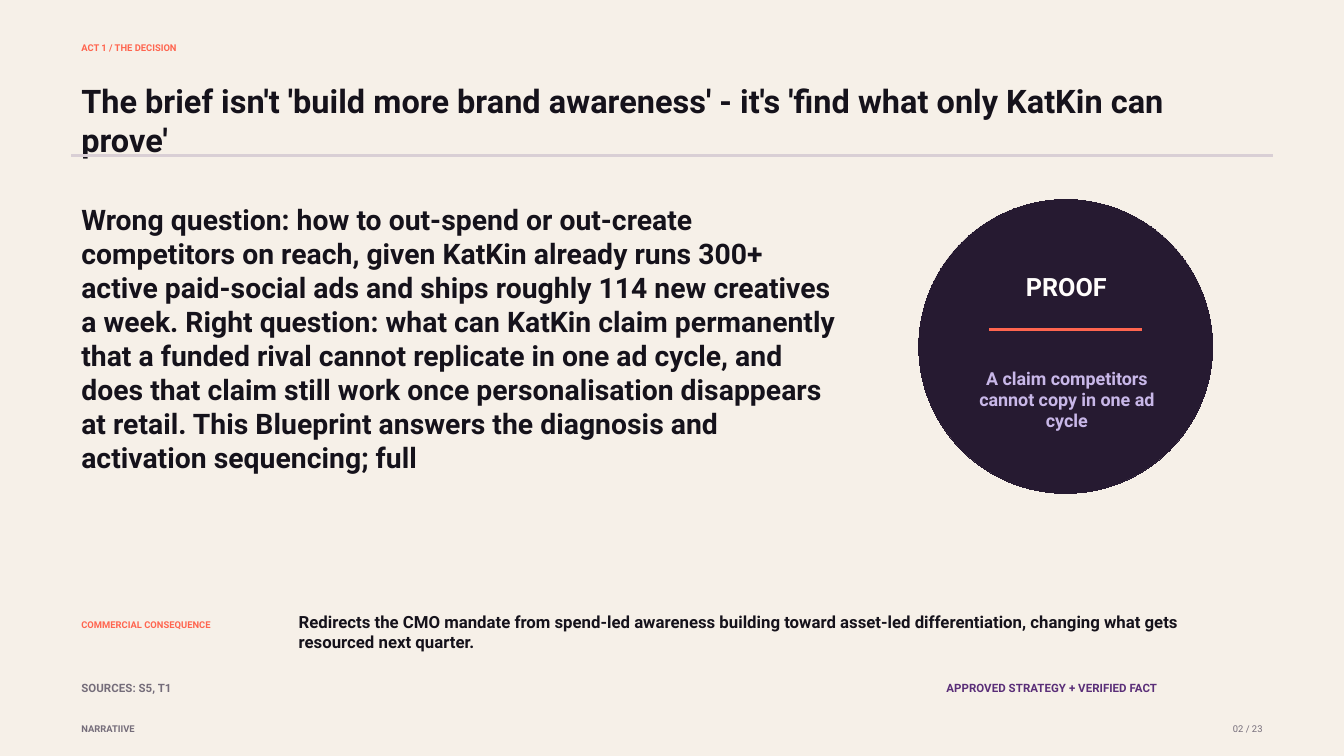
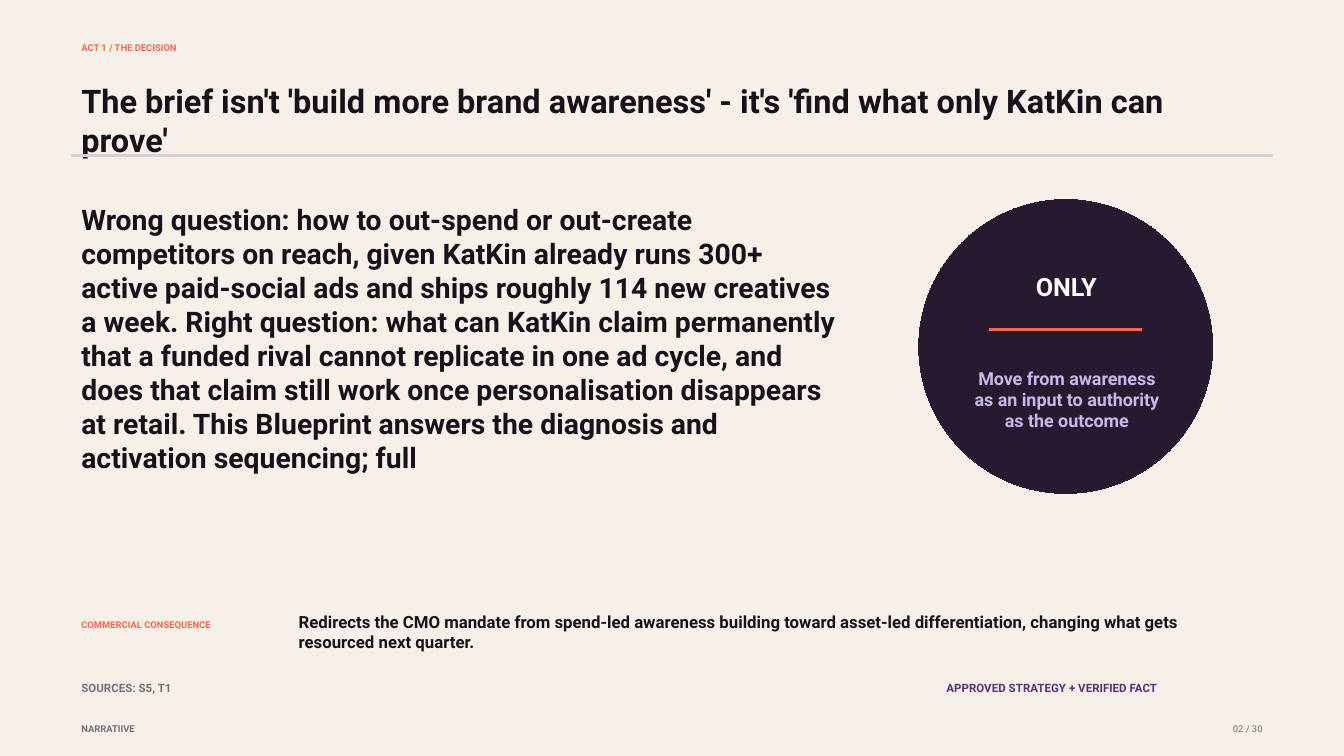
Before and after one commit to narratiive/narratiive-os, a slide deck: slide 2 of outputs/katkin/production-v5/KatKin-Growth-Blueprint-v5.pptx. Drawn at 1344x756 pixels with LibreOffice and Linux fonts; fonts in the diff are those of the drawing. Boxes give left, top, right and bottom in pixels: in the first picture for what was removed or moved away, otherwise in the second. Text is boxed around its words. In the diff, an @@ line names an element or a change of style, - is before the commit and + after.

```diff
--- a/outputs/katkin/production-v5/KatKin-Growth-Blueprint-v5.pptx
+++ b/outputs/katkin/production-v5/KatKin-Growth-Blueprint-v5.pptx
@@ text at bbox=[1036, 278, 1097, 297]: text changed @@
-PROOF
+ONLY
@@ text at bbox=[975, 371, 1159, 427]: text changed @@
-A claim competitors cannot copy in one ad cycle
+Move from awareness as an input to authority as the outcome
```
Also in this commit, not shown: 22 other slides changed, 7 slides added, 16 other files.
